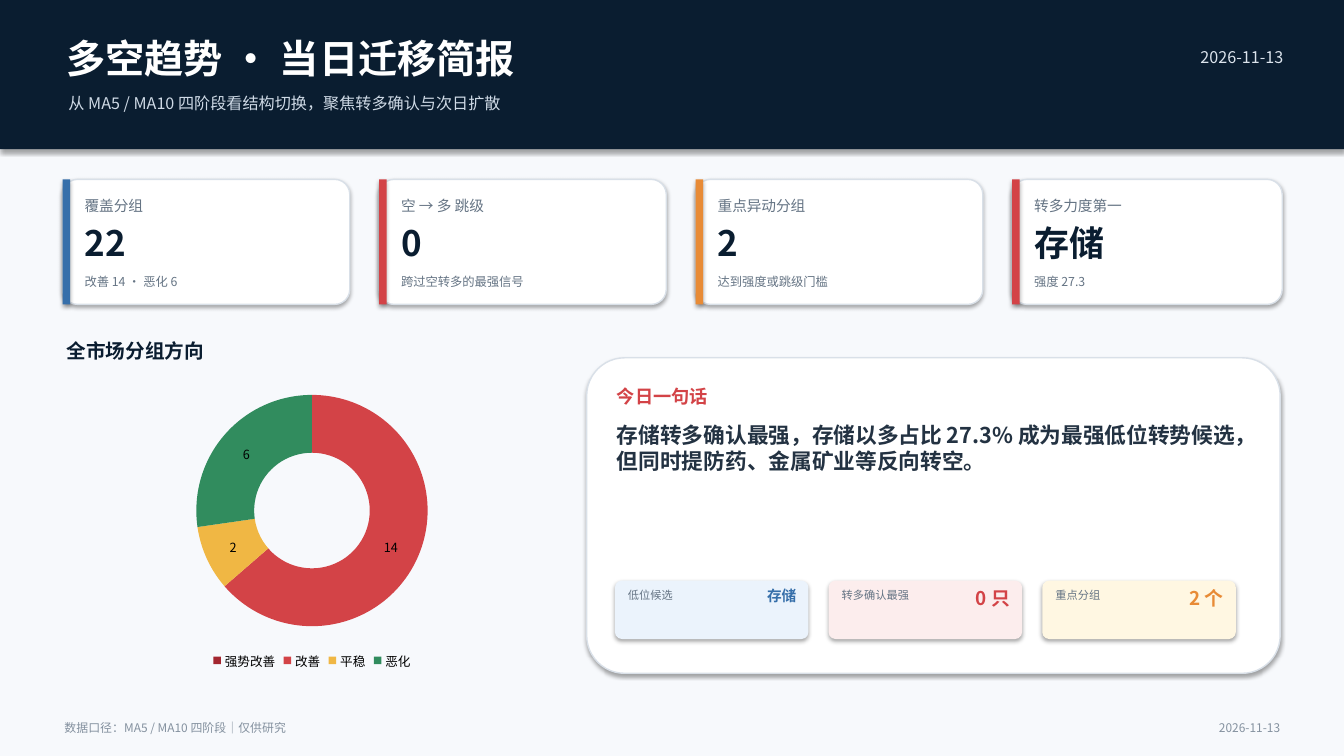
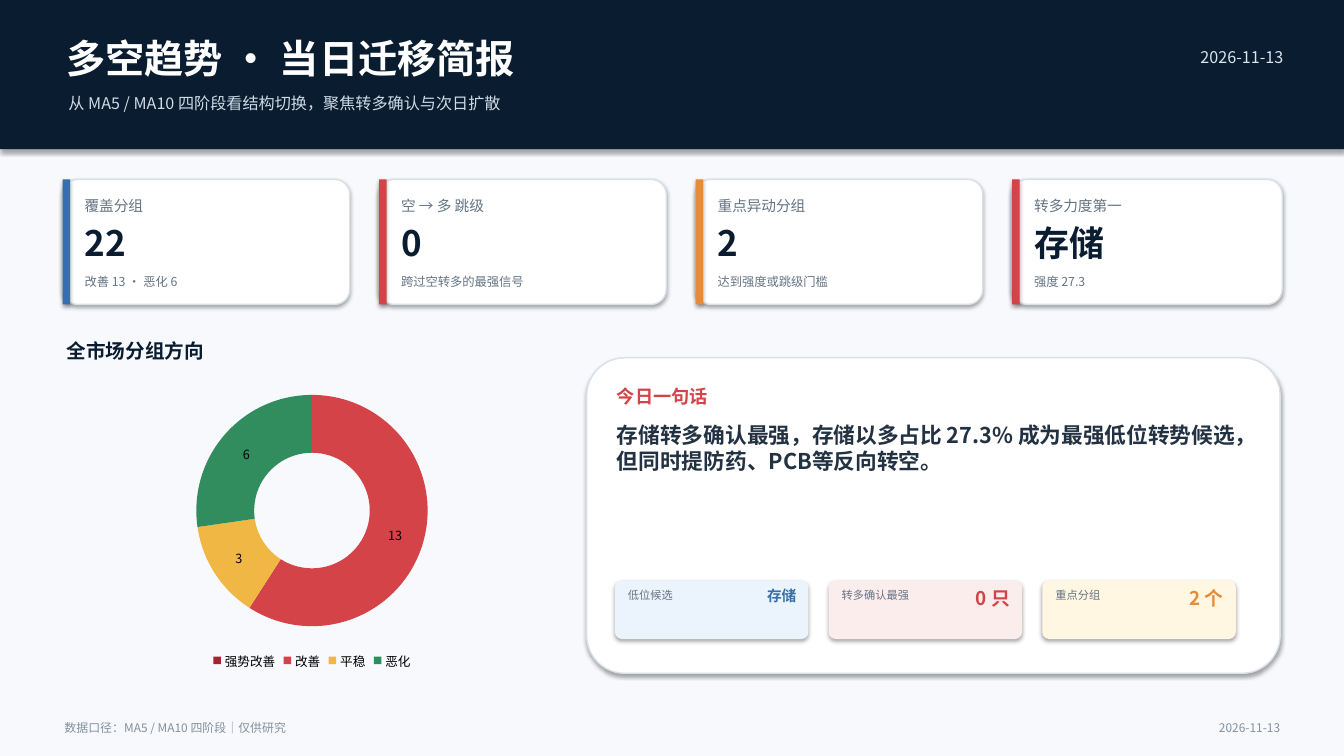
Before and after one commit to nancybhc/a-share-blast-lab, a slide deck: slide 1 of assets/多空阶段简报_2026-11-13.pptx. Drawn at 1344x756 pixels with LibreOffice and Linux fonts; fonts in the diff are those of the drawing. Boxes give left, top, right and bottom in pixels: in the first picture for what was removed or moved away, otherwise in the second. Text is boxed around its words. In the diff, an @@ line names an element or a change of style, - is before the commit and + after.

```diff
--- a/assets/多空阶段简报_2026-11-13.pptx
+++ b/assets/多空阶段简报_2026-11-13.pptx
@@ text at (85, 276, 178, 287): text changed @@
-改善 14 · 恶化 6
+改善 13 · 恶化 6
@@ doughnut chart at (73, 381, 552, 674) @@
@@ Series 1, 改善: 14 to 13 @@
@@ Series 1, 平稳: 2 to 3 @@
@@ text at (617, 424, 1257, 471): text changed @@
-存储转多确认最强，存储以多占比 27.3% 成为最强低位转势候选，但同时提防药、金属矿业等反向转空。
+存储转多确认最强，存储以多占比 27.3% 成为最强低位转势候选，但同时提防药、PCB等反向转空。
```
Also in this commit, not shown: 3 other slides changed, 6 other files.
